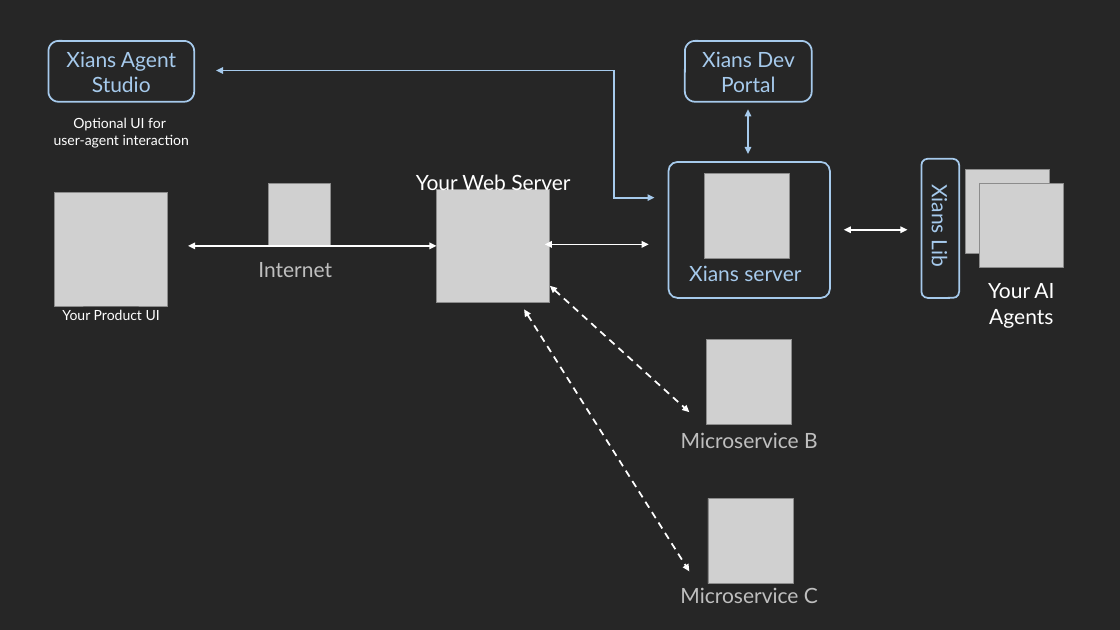
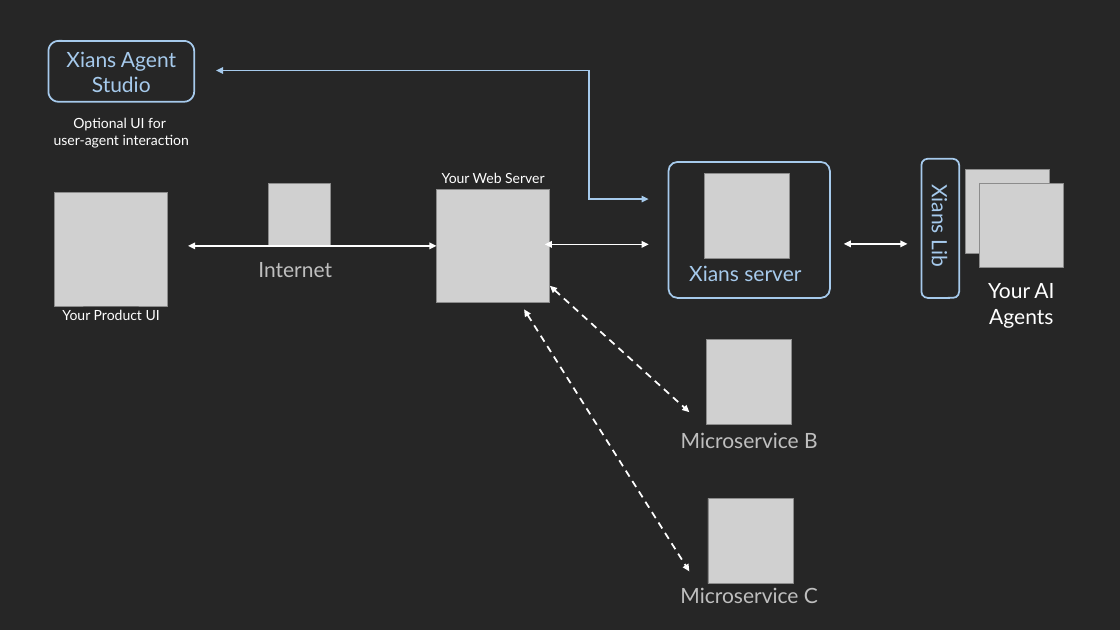
Before and after one commit to XiansAiPlatform/XiansAi.Docs, a slide deck: slide 2 of docs/assets/illustrations.pptx. Drawn at 1120x630 pixels with LibreOffice and Linux fonts; fonts in the diff are those of the drawing; grey boxes stand for pictures. Boxes give left, top, right and bottom in pixels: in the first picture for what was removed or moved away, otherwise in the second. Text is boxed around its words. In the diff, an @@ line names an element or a change of style, - is before the commit and + after.

```diff
--- a/docs/assets/illustrations.pptx
+++ b/docs/assets/illustrations.pptx
@@ rounded rectangle removed at bbox=[685, 41, 812, 102] @@
-Xians Dev Portal
@@ elbow double arrow moved from (216, 71) - (655, 197) to (216, 71) - (649, 199) @@
@@ double arrow removed from (749, 109) to (749, 154) @@
@@ text "Your Web Server" at bbox=[442, 172, 545, 183]: size 18 to 12 pt @@
@@ double arrow moved from (844, 230) - (907, 230) to (844, 244) - (907, 244) @@
```
Also in this commit, not shown: 1 other slide changed, 16 other files.
